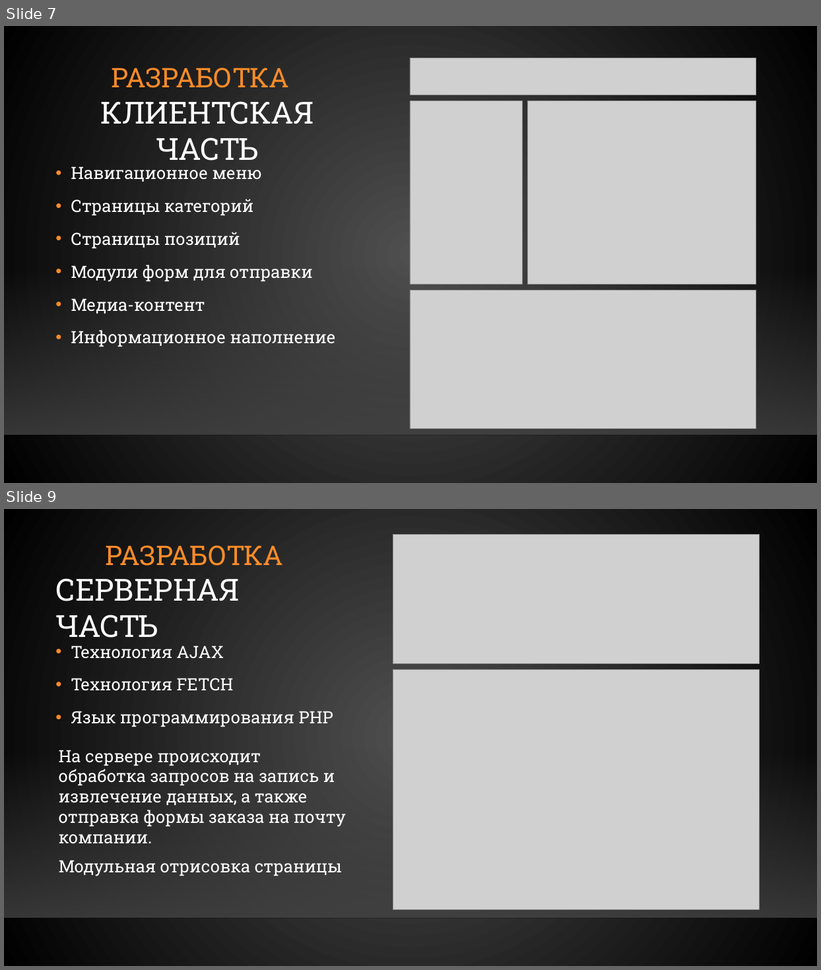
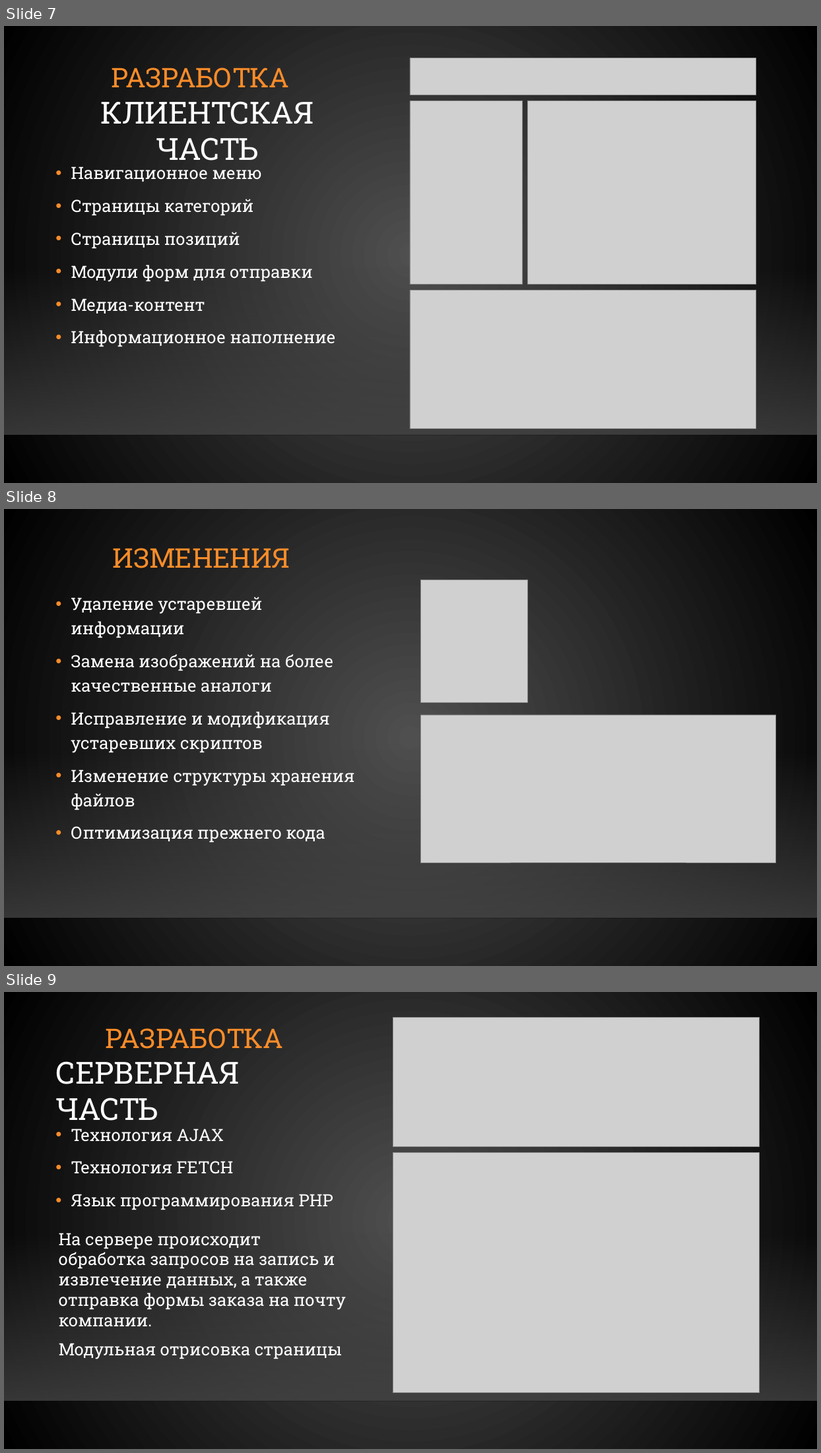
Before and after one commit to gunger28/diploma, a slide deck: Гунгер Диплом презентация.pptx. Shown one above the other, each under a label of ours: slides 7 and 9 before the commit, slides 7, 8 and 9 after it; the slides between them are not shown. The pictures are 821x970 and 821x1453 pixels, drawn with LibreOffice and Linux fonts; fonts in the diff are those of the drawing; grey boxes stand for pictures; background and template pictures are left out. Boxes give left, top, right and bottom in pixels: in the first picture for what was removed or moved away, otherwise in the second. Text is boxed around its words. In the diff, an @@ line names an element or a change of style, - is before the commit and + after.

```diff
--- a/Гунгер Диплом презентация.pptx
+++ b/Гунгер Диплом презентация.pptx
@@ slide 8 added at bbox=[4, 509, 817, 966], background gradient #505050 to #000000; not listed: 2 template elements that a slide beside it also shows @@
@@ title added at bbox=[113, 548, 290, 568], 32 pt, text #FB8C29 @@
+ИЗМЕНЕНИЯ
@@ picture added at bbox=[421, 580, 528, 702] @@
@@ text added at bbox=[71, 597, 354, 842], 20 pt, text #FFFFFF @@
+• Удаление устаревшей информации
+• Замена изображений на более качественные аналоги
+• Исправление и модификация устаревших скриптов
+• Изменение структуры хранения файлов
+• Оптимизация прежнего кода
@@ picture added at bbox=[421, 715, 776, 863] @@
```
Also in this commit, not shown: 1 other slide added, 2 slides removed, 4 other files.
